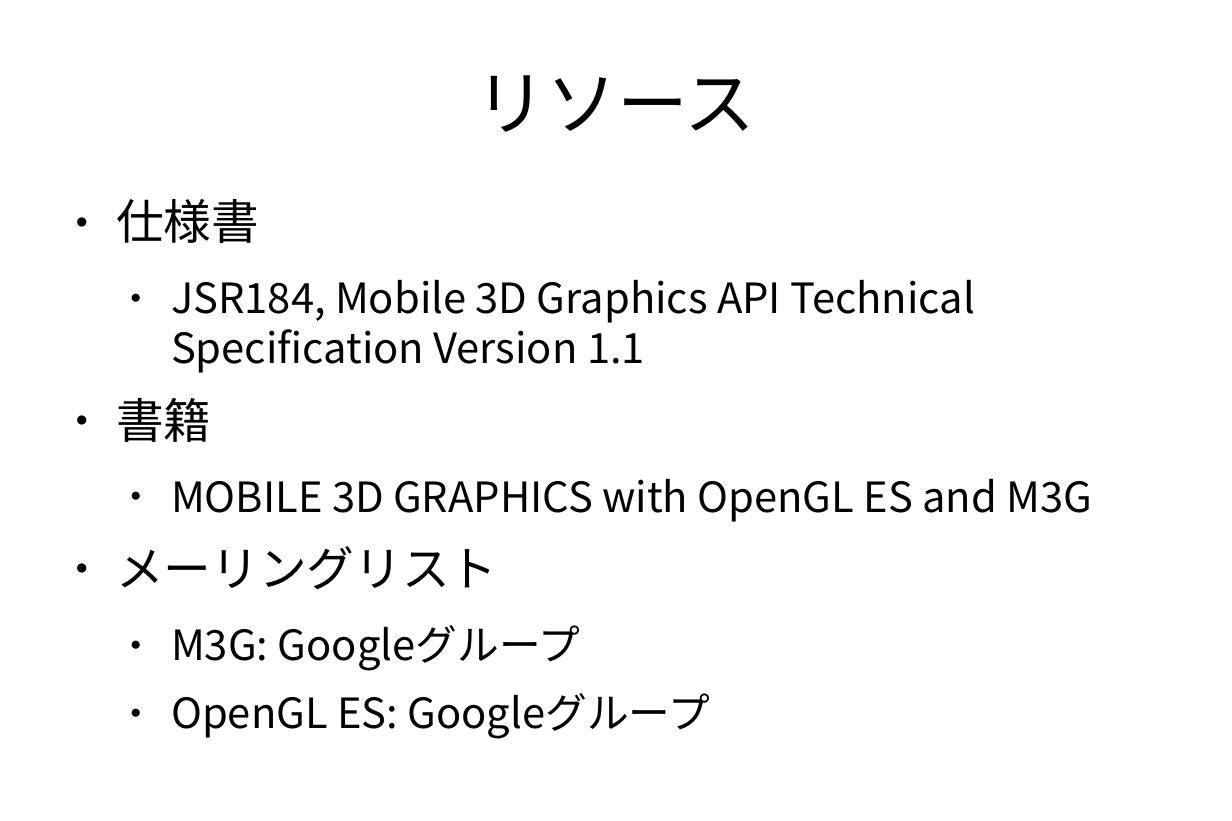
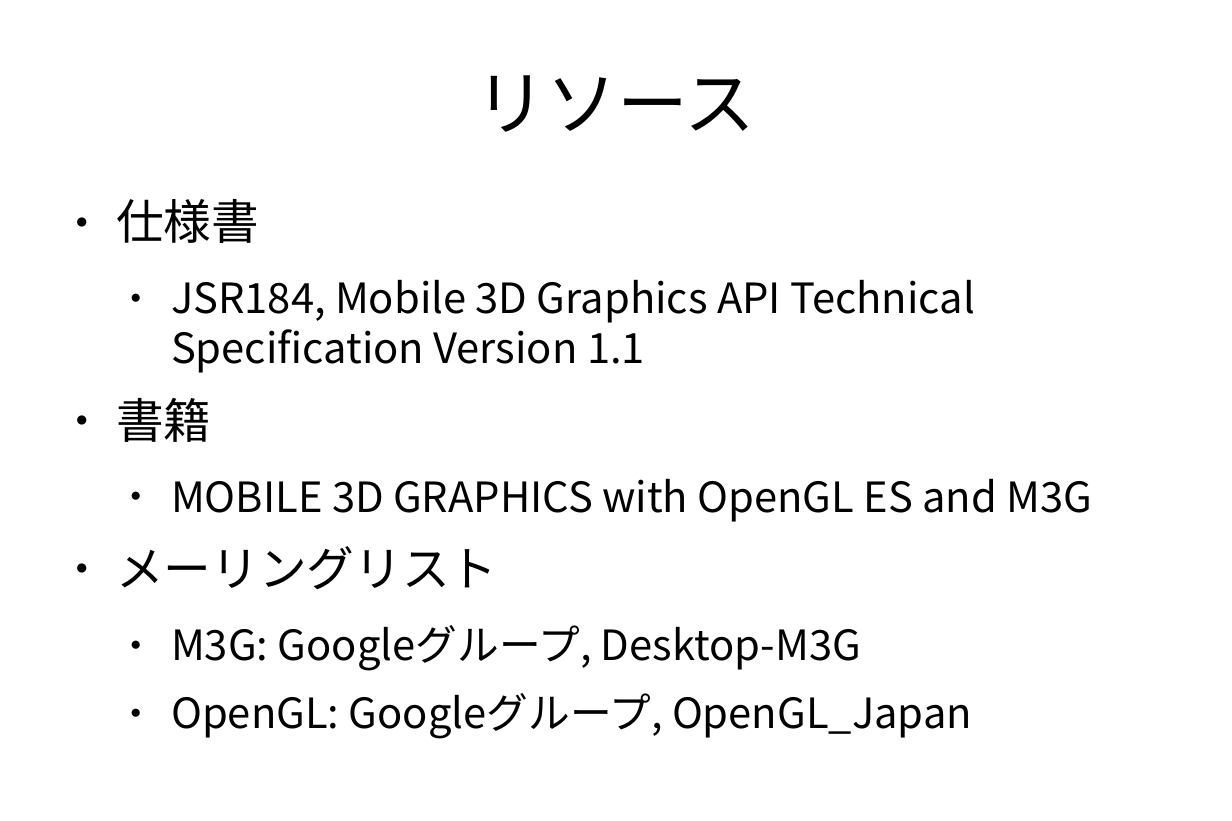
Before and after one commit to vadosnaprimer/desktop-m3g, a slide deck: slide 21 of doc/conference/Ruby会議2010-M3Gとは.odp. Drawn at 1232x821 pixels with LibreOffice and Linux fonts; fonts in the diff are those of the drawing. Boxes give left, top, right and bottom in pixels: in the first picture for what was removed or moved away, otherwise in the second. Text is boxed around its words. In the diff, an @@ line names an element or a change of style, - is before the commit and + after.

```diff
--- a/doc/conference/Ruby会議2010-M3Gとは.odp
+++ b/doc/conference/Ruby会議2010-M3Gとは.odp
@@ text at [171,625,972,738]: text changed @@
-  ● M3G: Googleグループ
-  ● OpenGL ES: Googleグループ
+  ● M3G: Googleグループ, Desktop-M3G
+  ● OpenGL: Googleグループ, OpenGL_Japan
```
Also in this commit, not shown: 4 other slides changed, 1 slide added, 1 slide removed, 2 other files.
